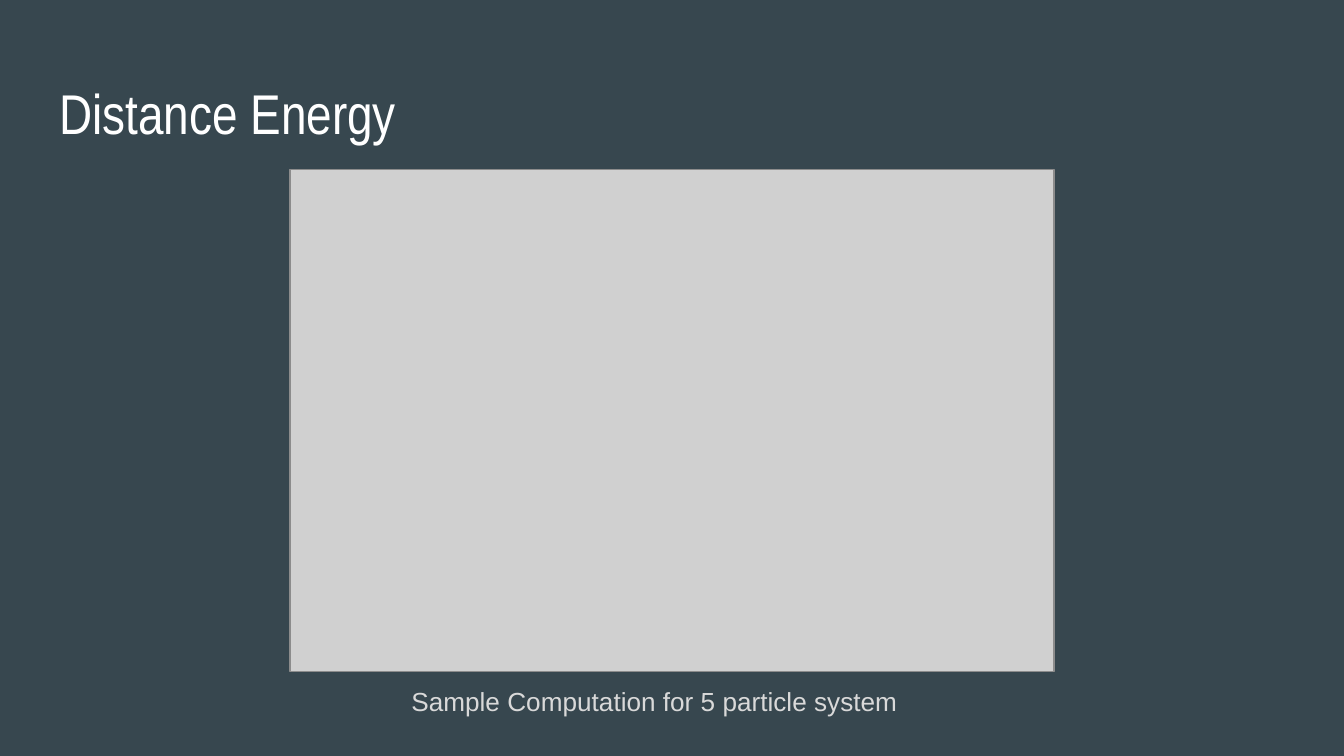
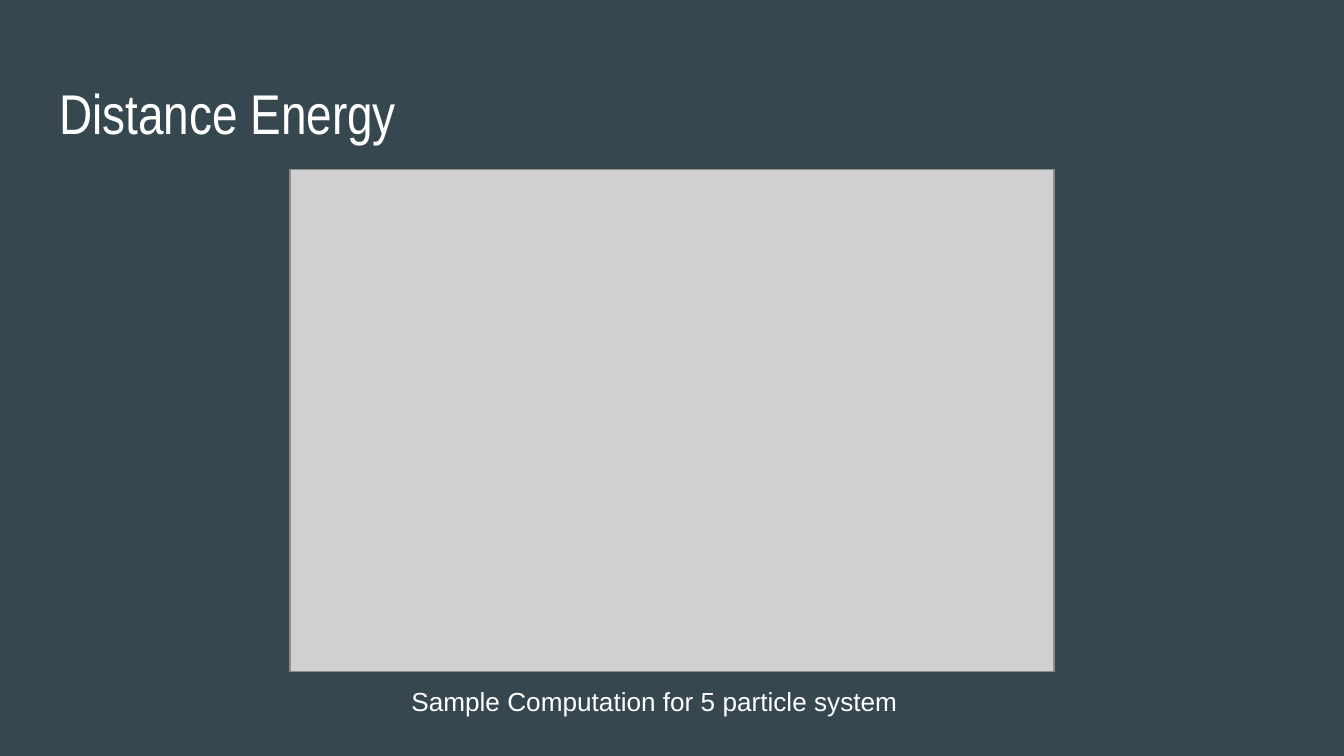
Before and after one commit to ranamihir/btp, a slide deck: slide 14 of End-Term Presentation (4-1).pptx. Drawn at 1344x756 pixels with LibreOffice and Linux fonts; fonts in the diff are those of the drawing; grey boxes stand for pictures. Boxes give left, top, right and bottom in pixels: in the first picture for what was removed or moved away, otherwise in the second. Text is boxed around its words. In the diff, an @@ line names an element or a change of style, - is before the commit and + after.

```diff
--- a/End-Term Presentation (4-1).pptx
+++ b/End-Term Presentation (4-1).pptx
@@ text "Sample Computation for 5 particle ..." at (x1=411, y1=692, x2=897, y2=716): text colour #D9D9D9 to #FFFFFF @@
```
Also in this commit, not shown: 7 other slides changed, 3 slides added, 1 slide removed, 3 other files.
